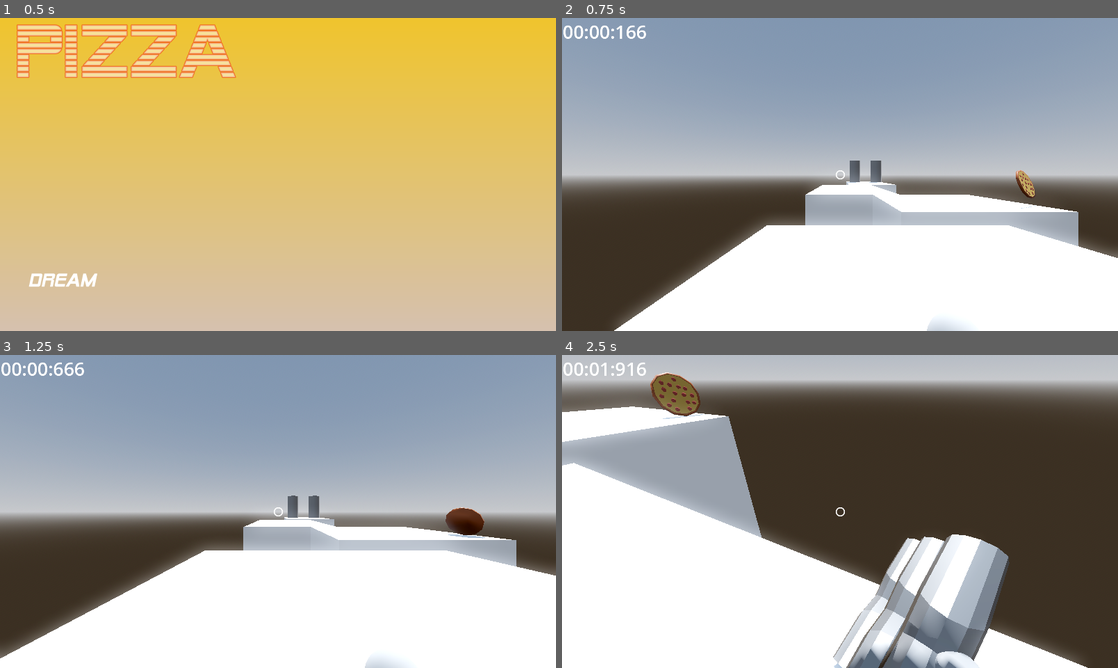
Above: before the commit, frames 1-4 (two rows, left to right).
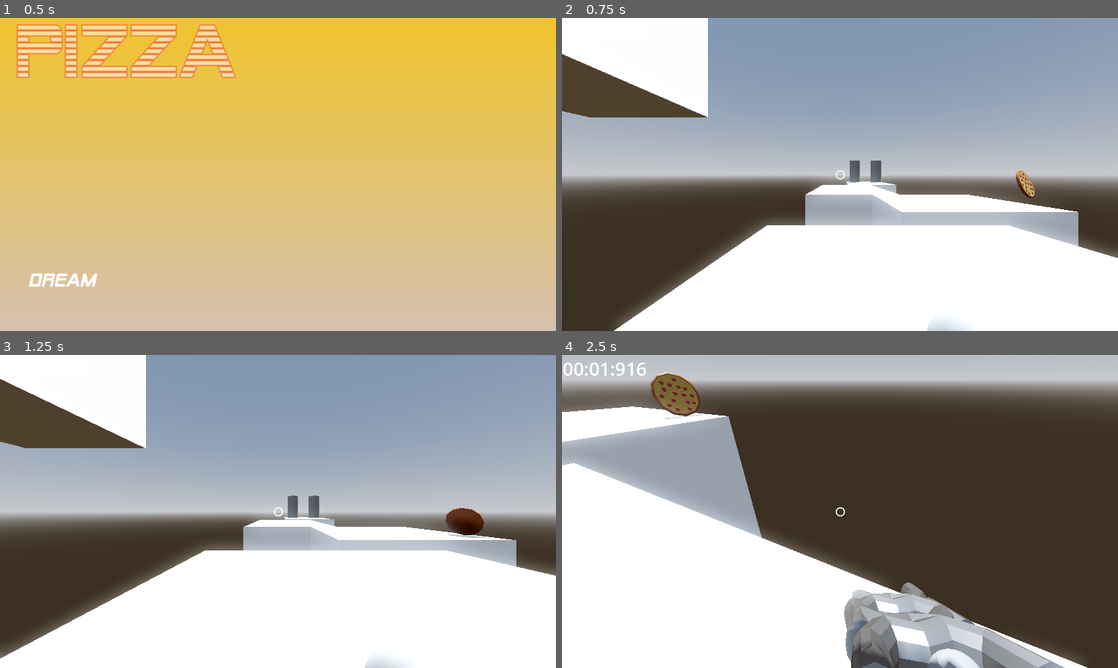
Above: after the commit, the same moments.

Repository: MattCharles/Dreams
Game: Godot game, scene res://Scenes/menu.tscn
Two runs of this game, one before a commit and one after it. Both use one fixed random seed, a clock stepped at 60 frames per second and the inputs below. Sound files missing from this copy of the repository are replaced by a short silence.
Inputs (mouse positions are in pixels of both pictures, inside the frame that each line leads up to):
- Up to frame 1 (0.5 s): no input
- Up to frame 2 (0.75 s): click "Dream" at 0.5 s
- Up to frame 3 (1.25 s): no input
- Up to frame 4 (2.5 s): move the mouse to (962, 495) at 1.27 s; hold D (right) 1.28-2.03 s; click (962, 495) at 1.35 s; tap Space (jump) at 1.52, 2.27 s; move the mouse to (812, 511) at 2.02 s; hold W (forward) from 2.03 s (still down); click (812, 511) at 2.1 s

Frame 1 is identical in both runs. In frame 2, 8.1% of the frame differs, in the area x 0-27%, y 0-32%; in frame 3, 7.5%; in frame 4, 9.9%, in the area x 48-91%, y 57-100%.

Commit message:
Grapple hook is growing, shriking, and moving with player!

Diff:
--- a/Scenes/matttest.tscn
+++ b/Scenes/matttest.tscn
@@ -77,6 +77,19 @@
 mesh = SubResource("BoxMesh_34iys")
 skeleton = NodePath("../..")
 
+[node name="box8" type="RigidBody3D" parent="."]
+transform = Transform3D(1, 0, 0, 0, 1, 0, 0, 0, 1, -24.3247, 11.3375, 0.951813)
+gravity_scale = 0.0
+freeze = true
+
+[node name="CollisionShape3D" type="CollisionShape3D" parent="box8"]
+transform = Transform3D(10, 0, 0, 0, 10, 0, 0, 0, 10, 0, 0, 0)
+shape = SubResource("BoxShape3D_vkfeq")
+
+[node name="MeshInstance3D2" type="MeshInstance3D" parent="box8"]
+mesh = SubResource("BoxMesh_34iys")
+skeleton = NodePath("../..")
+
 [node name="box7" type="RigidBody3D" parent="."]
 transform = Transform3D(1, 0, 0, 0, 1, 0, 0, 0, 1, -6.84572, -5.60137, -23.9303)
 gravity_scale = 0.0
--- a/Scripts/player.gd
+++ b/Scripts/player.gd
@@ -13,6 +13,7 @@
 const GRAPPLE_DISTANCE := 500
 @onready var grapple_cast := $Neck/Camera3D/GrappleHand/RayCast3D
 
+# A pair of vectors that defines a line.
 class VectorPair:
 	var start:Vector3 = Vector3.ZERO
 	var end:Vector3 = Vector3.ZERO
@@ -50,6 +51,7 @@
 var groundedMovementThisFrame = false
 @export
 var lastWalkingSfxPosition = 0;
+var noise:= false
 
 
 func _ready():
@@ -99,10 +101,10 @@
 
 func _physics_process(delta: float) -> void:
 	grapple_line.start = grapple_hand.global_position
+	if hooking: resize_chain()
 	var links_in_chain = chain_links.size()
 	for i in links_in_chain:
 		position_link(chain_links[i], i+1, links_in_chain)
-		pass
 	# Add the gravity.
 	if not is_on_floor():
 		velocity.y -= gravity * delta
@@ -140,60 +142,65 @@
 				chain_links.pop_front().queue_free()
 			hooking = false
 			return
-		#var this_pizza := chain_link.instantiate()
-		#get_parent().add_child(this_pizza)
-		#this_pizza.position = grapple_hand.global_position
-		#var launch_vector = (interaction.target_position - interaction.position).normalized()
-		#var launch_vector = camera.get_global_transform().basis
 		if grapple_cast.is_colliding():
 			grapple_line.end = grapple_cast.get_collision_point()
 			print(grapple_line.get_distance())
 			hooking = true
 			shoot_hook()
-		#this_pizza.shoot(-launch_vector.z, camera.get_global_rotation_degrees())
-
-
-	if(velocity.y == 0 and (velocity.x != 0 or velocity.z != 0)):
-		if (not $WalkingFxPlayer.playing):
-			var walkingFxLength = $WalkingFxPlayer.stream.get_length()
-			if (lastWalkingSfxPosition == walkingFxLength):
-					lastWalkingSfxPosition = 0;
-
-			if (not $WalkingFxPlayer.has_stream_playback()):
-				$WalkingFxPlayer.play()
-
-			print(lastWalkingSfxPosition)
-			$WalkingFxPlayer.stream_paused = false
-	else:
-		lastWalkingSfxPosition = $WalkingFxPlayer.get_playback_position()
-		print("stopping playingback at " + str(lastWalkingSfxPosition))
-		$WalkingFxPlayer.stream_paused = true
+
+
+	if(noise):
+		if(velocity.y == 0 and (velocity.x != 0 or velocity.z != 0)):
+			if (not $WalkingFxPlayer.playing):
+				var walkingFxLength = $WalkingFxPlayer.stream.get_length()
+				if (lastWalkingSfxPosition == walkingFxLength):
+						lastWalkingSfxPosition = 0;
+
+				if (not $WalkingFxPlayer.has_stream_playback()):
+					$WalkingFxPlayer.play()
+
+				print(lastWalkingSfxPosition)
+				$WalkingFxPlayer.stream_paused = false
+		else:
+			lastWalkingSfxPosition = $WalkingFxPlayer.get_playback_position()
+			print("stopping playingback at " + str(lastWalkingSfxPosition))
+			$WalkingFxPlayer.stream_paused = true
 
 
 	move_and_slide()
 
 func shoot_hook():
-	print("shooting hook from " + str(grapple_line.start) + " to " + str(grapple_line.end))
 	var num_links = num_links_necessary()
 	for n in range(1, num_links):
-		var new_link := chain_link.instantiate()
-		get_tree().get_root().add_child(new_link)
-		chain_links.push_back(new_link)
-		#new_link.global_position = (grapple_line.end - grapple_line.start) * (float(n) / num_links) + grapple_hand.global_position
-		position_link(new_link, n, num_links)
-		new_link.global_rotate(grapple_line.get_normalized_line(), 90)
+		add_link_to_chain(n, num_links)
+
+func resize_chain() -> void:
+	var necessary_links := num_links_necessary()
+	if chain_links.size() == necessary_links:
+		return
+	while chain_links.size() > necessary_links:
+		chain_links.pop_back().queue_free()
+	var num_links_added := 0
+	while chain_links.size() < necessary_links:
+		add_link_to_chain(chain_links.size() + num_links_added, necessary_links)
+		num_links_added += 1
+
+
+func add_link_to_chain(link_index, num_links) -> void:
+	var new_link := chain_link.instantiate()
+	get_tree().get_root().add_child(new_link)
+	chain_links.push_back(new_link)
+	position_link(new_link, link_index, num_links)
 
 func num_links_necessary() -> int:
 	var distance = grapple_line.get_distance()
-	print("distance: " + str(distance))
-	print("link_height: " + str(link_height))
 	var result = ceil(distance / link_height)
-	print("resulting divide: " + str(result))
 	return result
 
 func position_link(link, index:int, num_links_in_chain:int):
 	link.global_position = grapple_line.get_line() * (float(index) / num_links_in_chain) + grapple_hand.global_position
-	link.global_rotate(grapple_line.get_normalized_line(), 0)
+	if (link.global_position - grapple_line.end).length() < .5: return
+	link.look_at(grapple_line.end)
 
 func respawn(spawn_point:Vector3):
 	velocity = Vector3.ZERO
Not shown: 1 places in Scenes/rope.tscn that only renumber resources
Not shown: 1 places in default_bus_layout.tres that only renumber resources
